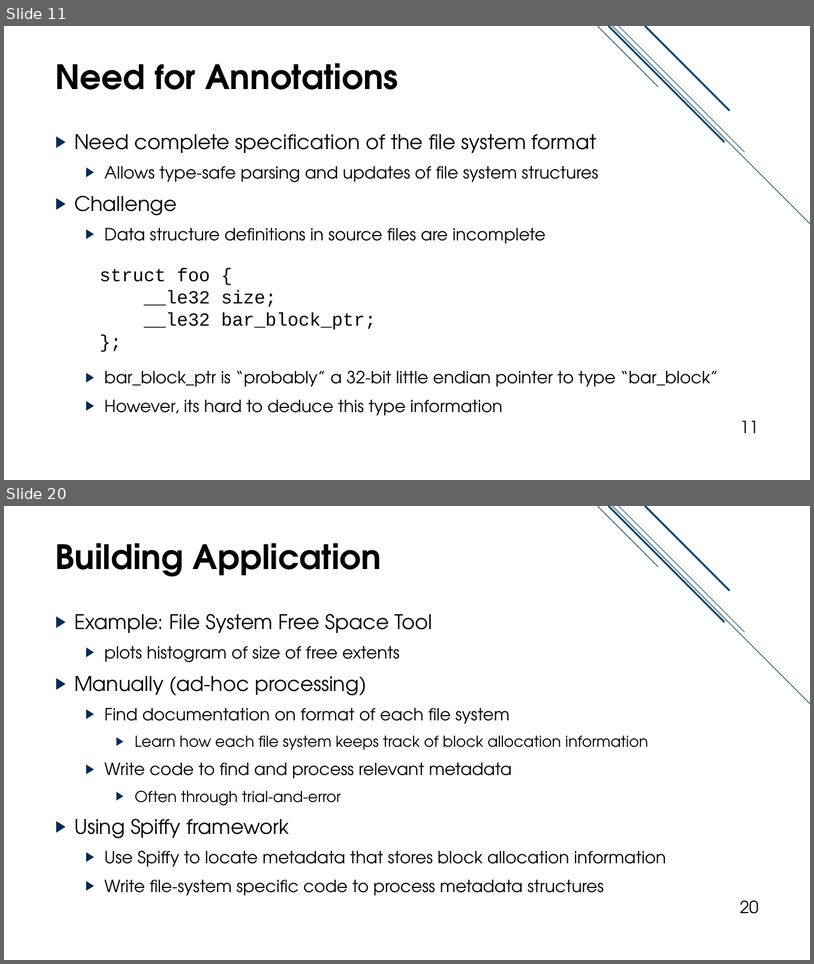
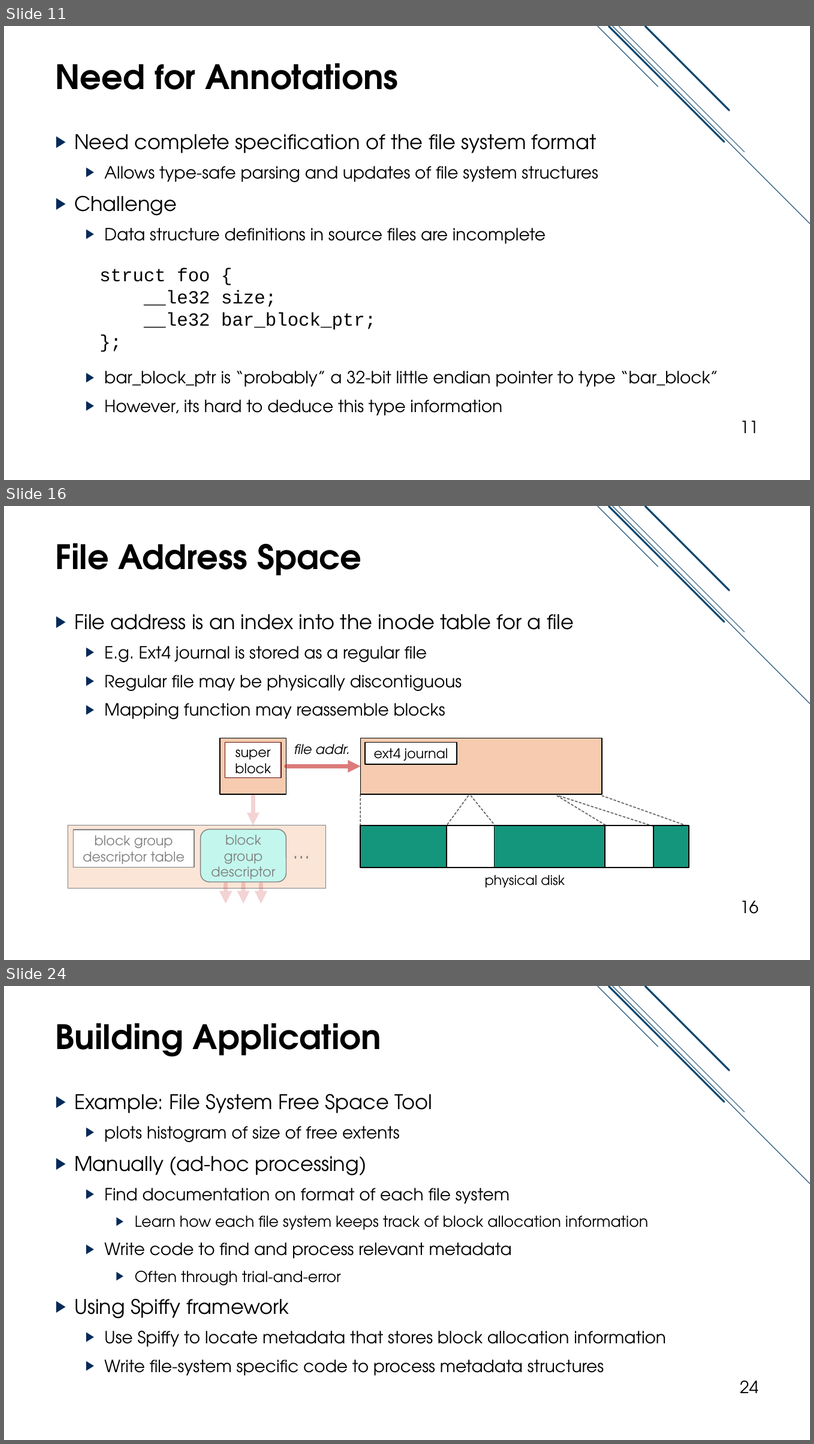
Before and after one commit to jacksun007/spiffy-paper, a slide deck: talk/spiffy_talk.pptx. Shown one above the other, each under a label of ours: slides 11 and 20 before the commit, slides 11, 16 and 24 after it; the slides between them are not shown. The pictures are 814x964 and 814x1444 pixels, drawn with LibreOffice and Linux fonts; fonts in the diff are those of the drawing. Boxes give left, top, right and bottom in pixels: in the first picture for what was removed or moved away, otherwise in the second. Text is boxed around its words. In the diff, an @@ line names an element or a change of style, - is before the commit and + after.

```diff
--- a/talk/spiffy_talk.pptx
+++ b/talk/spiffy_talk.pptx
@@ slide 16 added at (x1=4, y1=506, x2=810, y2=960), background #FFFFFF; not listed: 5 template elements that a slide beside it also shows @@
@@ title added at (x1=56, y1=543, x2=362, y2=576), 40 pt, text #000000, bold @@
+File Address Space
@@ text added at (x1=74, y1=614, x2=574, y2=719), 20 pt, text #000000 @@
+▶ File address is an index into the inode table for a file
+  ▶ E.g. Ext4 journal is stored as a regular file
+  ▶ Regular file may be physically discontiguous
+  ▶ Mapping function may reassemble blocks
@@ rectangle added at (x1=220, y1=738, x2=287, y2=795), fill #F6CBAF, outline #000000 1 pt @@
@@ rectangle added at (x1=361, y1=738, x2=603, y2=795), fill #F6CBAF, outline #000000 1 pt @@
@@ rectangle added at (x1=225, y1=742, x2=281, y2=778), fill #FFFFFF, outline #631212 1 pt, 16 pt, text #000000 @@
+super block
@@ text added at (x1=294, y1=744, x2=350, y2=760), 16 pt, text #000000, italic @@
+file addr.
@@ rectangle added at (x1=365, y1=742, x2=457, y2=765), fill #FFFFFF, outline #000000 1 pt, 16 pt, text #000000 @@
+ext4 journal
@@ arrow added from (287, 766) to (361, 766), #C62324 5 pt @@
@@ arrow added from (253, 794) to (253, 825), #C62324 5 pt @@
@@ line added from (361, 794) to (361, 825), #000000 1.25 pt dashed @@
@@ line added from (468, 796) to (447, 825), #000000 1.25 pt dashed @@
@@ line added from (471, 796) to (495, 825), #000000 1.25 pt dashed @@
@@ line added from (558, 796) to (606, 825), #000000 1.25 pt dashed @@
@@ line added from (560, 796) to (655, 826), #000000 1.25 pt dashed @@
@@ line added from (602, 796) to (689, 826), #000000 1.25 pt dashed @@
@@ rectangle added at (x1=68, y1=825, x2=326, y2=888), fill #FAE5D7, outline #808080 1 pt @@
@@ rectangle added at (x1=74, y1=829, x2=195, y2=867), fill #FFFFFF, outline #808080 1 pt, 16 pt, text #808080 @@
+block group descriptor table
@@ rounded rectangle added at (x1=201, y1=829, x2=287, y2=882), fill #C3F7ED, outline #808080 1 pt, 16 pt, text #808080 @@
+block group descriptor
@@ group added at (x1=361, y1=825, x2=689, y2=867): 5 rectangles @@
@@ text added at (x1=288, y1=835, x2=320, y2=866), 24 pt, text #808080 @@
+…
@@ rectangle added at (x1=473, y1=869, x2=577, y2=891), fill #FFFFFF, 16 pt, text #000000 @@
+physical disk
@@ arrow added from (226, 884) to (226, 903), #C62324 5 pt @@
@@ arrow added from (243, 884) to (243, 903), #C62324 5 pt @@
@@ arrow added from (261, 884) to (261, 903), #C62324 5 pt @@
@@ page number added at (x1=740, y1=900, x2=759, y2=913), 20 pt, text #000000 @@
+16
@@ what was slide 20 is now slide 24 @@
@@ page number at (x1=740, y1=1380, x2=759, y2=1393): text changed @@
-20
+24
```
Also in this commit, not shown: 17 slides changed, 6 other slides added, 3 slides removed.
